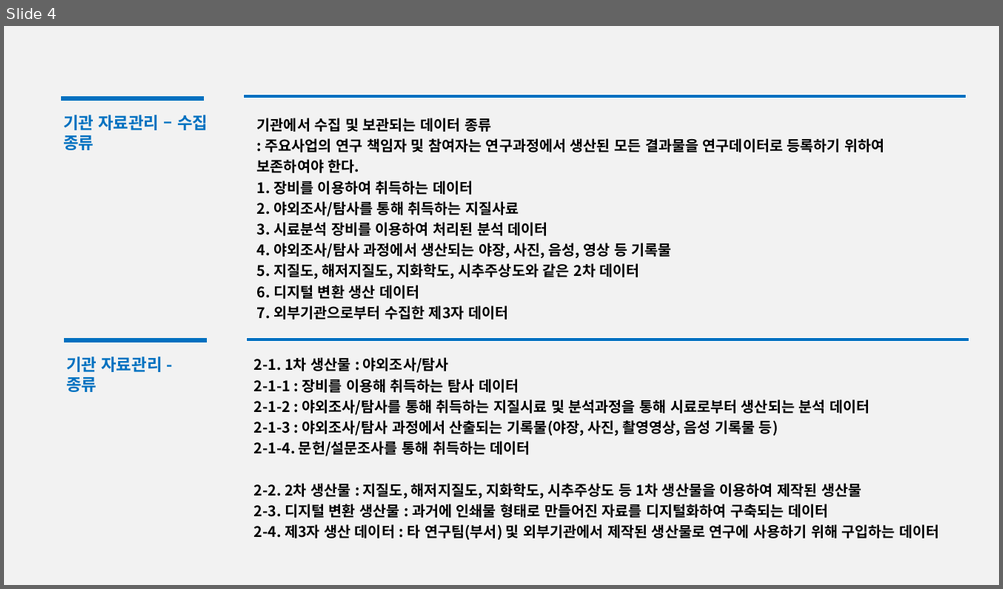
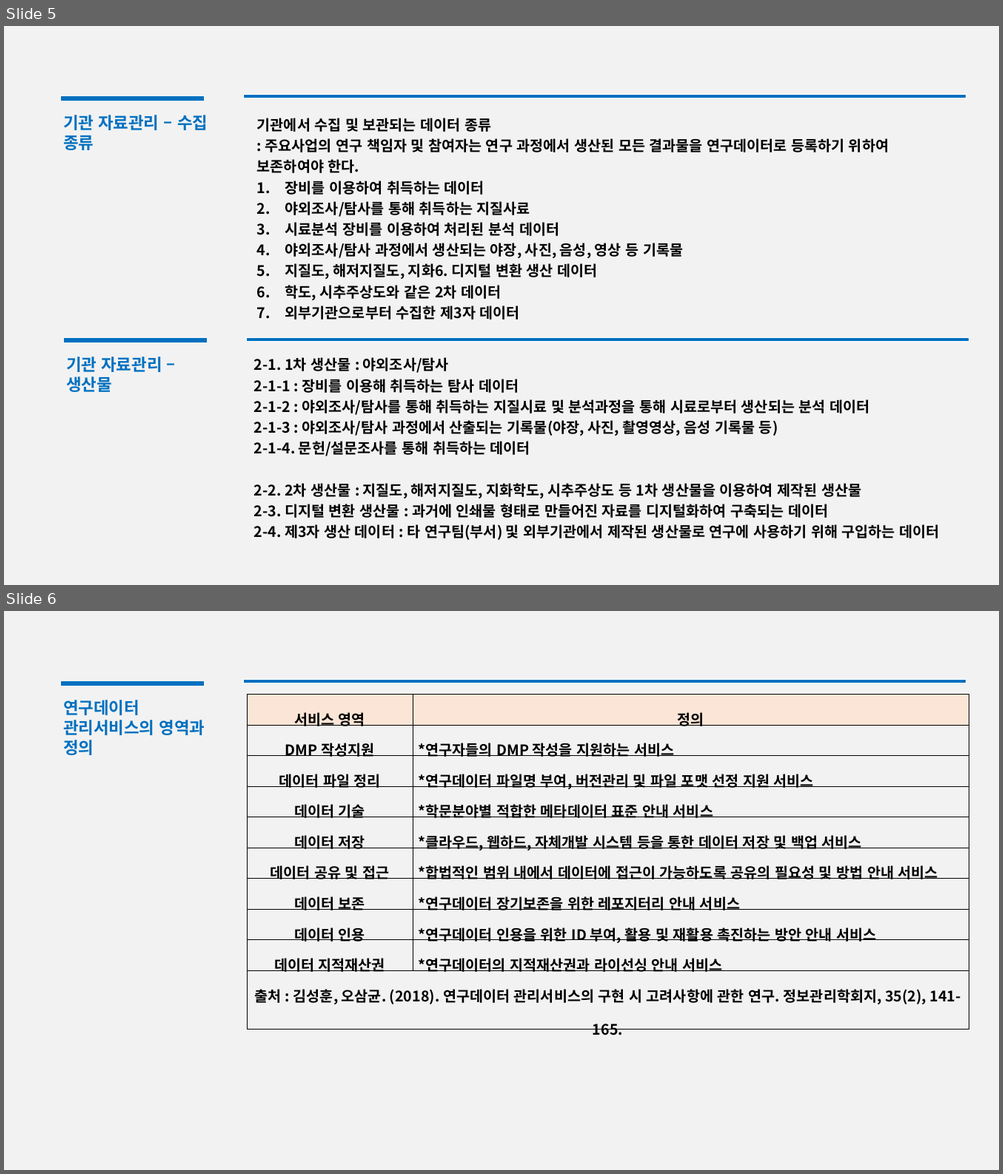
Before and after one commit to FL3Xxxx/kigm, a slide deck: DataMangementPlan.pptx. Shown one above the other, each under a label of ours: slide 4 before the commit, slides 5 and 6 after it. The pictures are 1003x589 and 1003x1174 pixels, drawn with LibreOffice and Linux fonts; fonts in the diff are those of the drawing. Boxes give left, top, right and bottom in pixels: in the first picture for what was removed or moved away, otherwise in the second. Text is boxed around its words. In the diff, an @@ line names an element or a change of style, - is before the commit and + after.

```diff
--- a/DataMangementPlan.pptx
+++ b/DataMangementPlan.pptx
@@ slide 6 added at [4,611,999,1170], background #F2F2F2 @@
@@ rectangle added at [62,682,203,686], fill #0070C0, outline #0070C0 0.75 pt @@
@@ rectangle added at [244,680,966,684], fill #0070C0, outline #FFFFFF 0.75 pt @@
@@ table added at [247,694,969,1039], 10 rows, 2 columns @@
+서비스 영역 | 정의
+DMP 작성지원 | *연구자들의 DMP 작성을 지원하는 서비스
+데이터 파일 정리 | *연구데이터 파일명 부여, 버전관리 및 파일 포맷 선정 지원 서비스
+데이터 기술 | *학문분야별 적합한 메타데이터 표준 안내 서비스
+데이터 저장 | *클라우드, 웹하드, 자체개발 시스템 등을 통한 데이터 저장 및 백업 서비스
+데이터 공유 및 접근 | *합법적인 범위 내에서 데이터에 접근이 가능하도록 공유의 필요성 및 방법 안내 서비스
+데이터 보존 | *연구데이터 장기보존을 위한 레포지터리 안내 서비스
+데이터 인용 | *연구데이터 인용을 위한 ID 부여, 활용 및 재활용 촉진하는 방안 안내 서비스
+데이터 지적재산권 | *연구데이터의 지적재산권과 라이선싱 안내 서비스
+출처 : 김성훈, 오삼균. (2018). 연구데이터 관리서비스의 구현 시 고려사항에 관한 연구. 정보관리학회지, 35(2), 141-165. | 
@@ text added at [63,700,205,755], 16 pt, text #0070C0, bold @@
+연구데이터 관리서비스의 영역과 정의
@@ what was slide 4 is now slide 5 @@
@@ slide 5 changed as well @@
@@ text at [257,138,888,320]: text changed @@
-: 주요사업의 연구 책임자 및 참여자는 연구과정에서 생산된 모든 결과물을 연구데이터로 등록하기 위하여 보존하여야 한다.
-1. 장비를 이용하여 취득하는 데이터
-2. 야외조사/탐사를 통해 취득하는 지질사료
-3. 시료분석 장비를 이용하여 처리된 분석 데이터
-4. 야외조사/탐사 과정에서 생산되는 야장, 사진, 음성, 영상 등 기록물
-5. 지질도, 해저지질도, 지화학도, 시추주상도와 같은 2차 데이터
-6. 디지털 변환 생산 데이터
-7. 외부기관으로부터 수집한 제3자 데이터
+: 주요사업의 연구 책임자 및 참여자는 연구 과정에서 생산된 모든 결과물을 연구데이터로 등록하기 위하여 보존하여야 한다.
+1. 장비를 이용하여 취득하는 데이터
+2. 야외조사/탐사를 통해 취득하는 지질사료
+3. 시료분석 장비를 이용하여 처리된 분석 데이터
+4. 야외조사/탐사 과정에서 생산되는 야장, 사진, 음성, 영상 등 기록물
+5. 지질도, 해저지질도, 지화6. 디지털 변환 생산 데이터
+6. 학도, 시추주상도와 같은 2차 데이터
+7. 외부기관으로부터 수집한 제3자 데이터
@@ text at [66,357,162,392]: text changed @@
-기관 자료관리 - 종류
+기관 자료관리 – 생산물
```
Also in this commit, not shown: 9 other slides changed, 5 other slides added, 1 slide removed, 1 other file.
